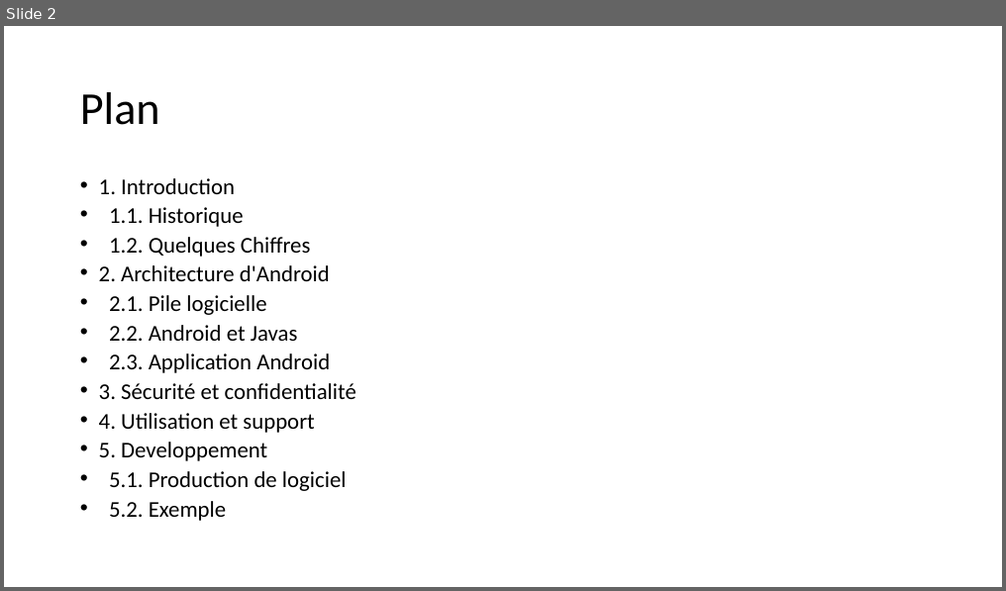
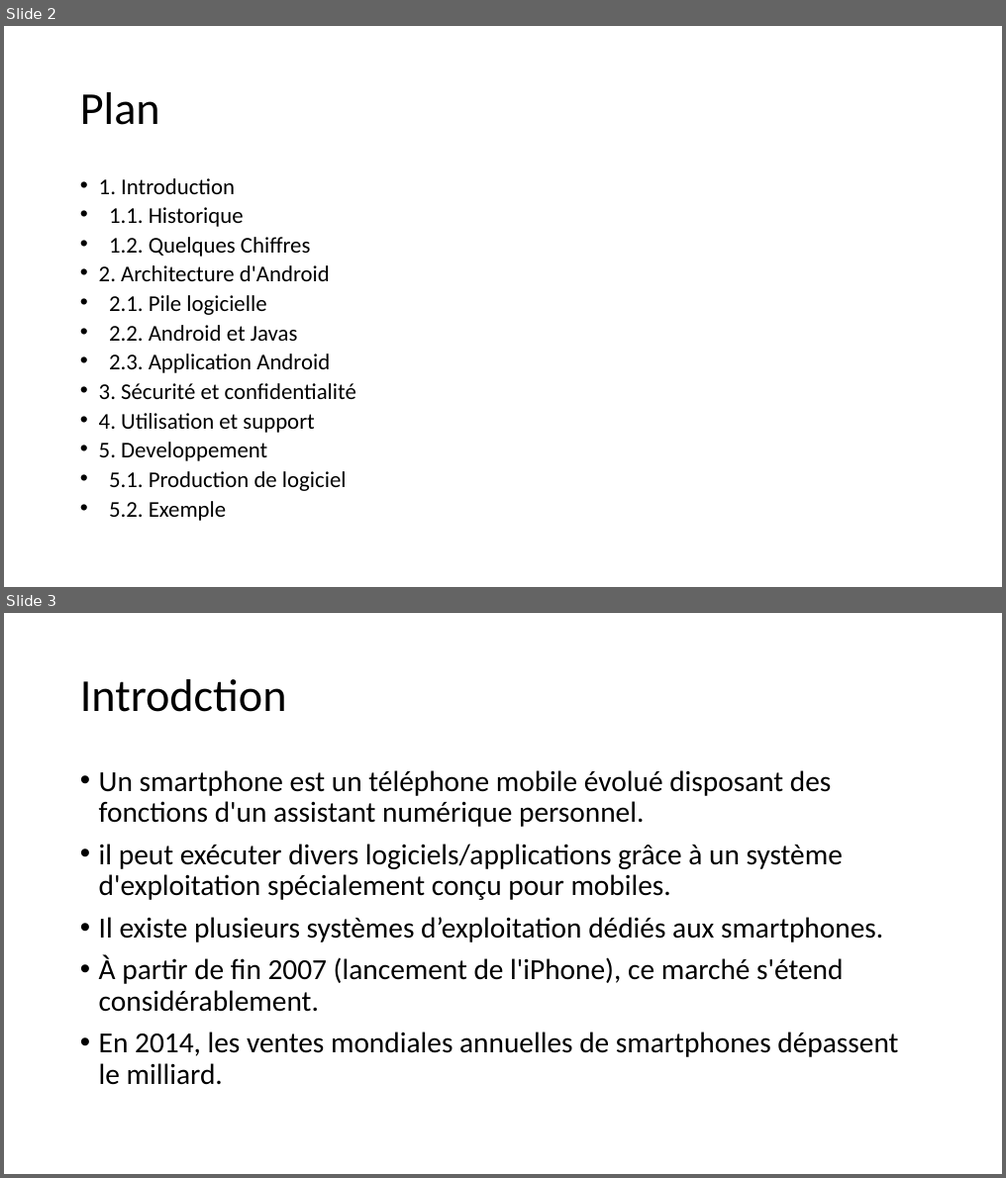
Before and after one commit to iberro/SMB214, a slide deck: Android.pptx. Shown one above the other, each under a label of ours: slide 2 before the commit, slides 2 and 3 after it. The pictures are 1006x591 and 1006x1178 pixels, drawn with LibreOffice and Linux fonts; fonts in the diff are those of the drawing. Boxes give left, top, right and bottom in pixels: in the first picture for what was removed or moved away, otherwise in the second. Text is boxed around its words. In the diff, an @@ line names an element or a change of style, - is before the commit and + after.

```diff
--- a/Android.pptx
+++ b/Android.pptx
@@ slide 3 added at [4,613,1002,1174], background #FFFFFF @@
@@ title added at [80,679,287,712], 44 pt, text #000000 @@
+Introdction
@@ text added at [99,770,898,1085], 28 pt, text #000000 @@
+• Un smartphone est un téléphone mobile évolué disposant des fonctions d'un assistant numérique personnel.
+• il peut exécuter divers logiciels/applications grâce à un système d'exploitation spécialement conçu pour mobiles.
+• Il existe plusieurs systèmes d’exploitation dédiés aux smartphones.
+• À partir de fin 2007 (lancement de l'iPhone), ce marché s'étend considérablement.
+• En 2014, les ventes mondiales annuelles de smartphones dépassent le milliard.
```
Also in this commit, not shown: 1 slide changed, 2 other slides added.
